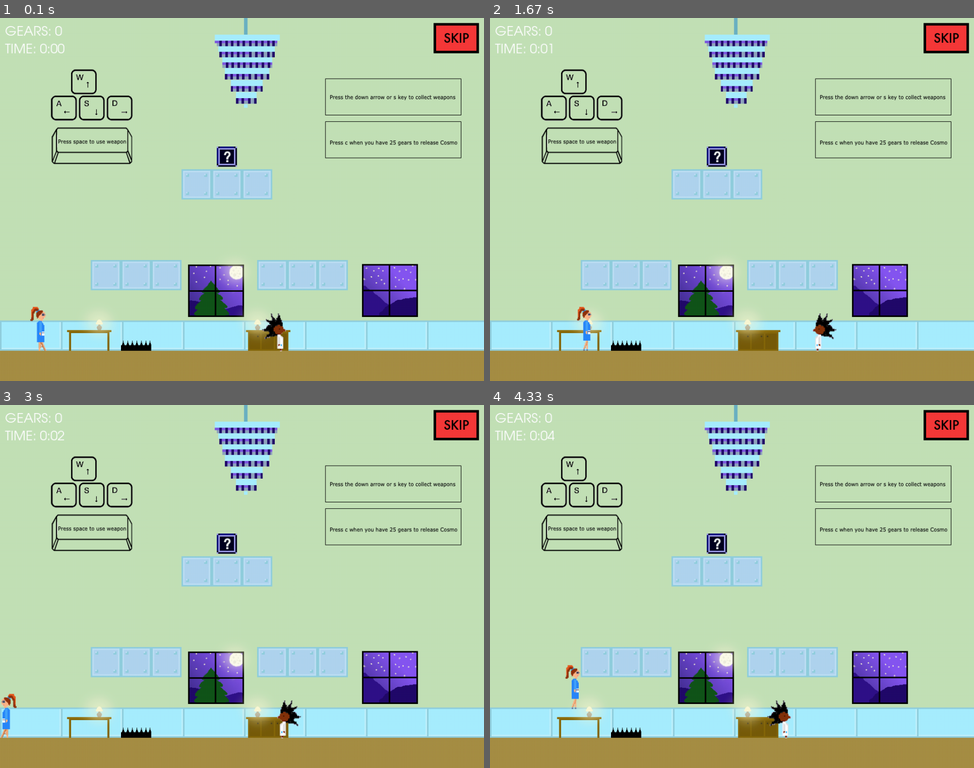
Above: before the commit, frames 1-4 (two rows, left to right).
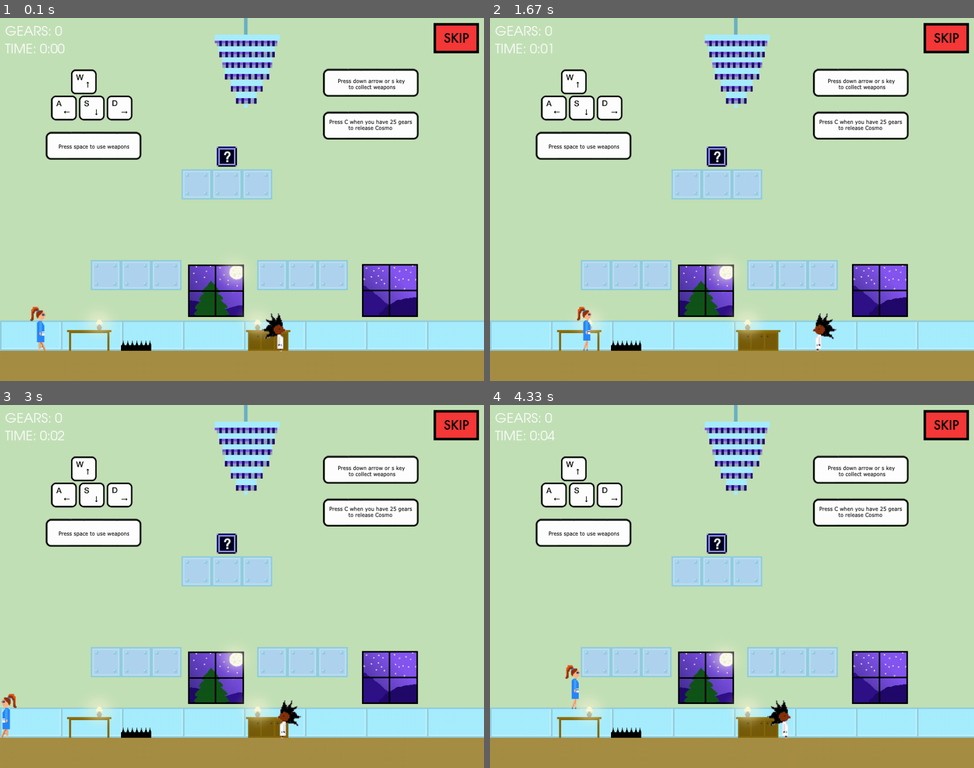
Above: after the commit, the same moments.

Repository: samMunoz414/Robo-Dog-Rescue
Game: pygame game, started from Robo-Dog-Rescue.py
The game is run twice, just before and just after one commit, with the same random seed, the same clock (stepped at 60 frames per second) and the same inputs.
Inputs:
- Up to frame 1 (0.1 s): no input
- Up to frame 2 (1.67 s): hold Right 0.33-0.8 s; hold Up 0.83-1.13 s; hold Down 1.17-1.63 s
- Up to frame 3 (3 s): hold Left 1.67-2.2 s; hold Left 2.57-2.97 s
- Up to frame 4 (4.33 s): hold Up 3-3.37 s; hold Right 3.4-4.03 s

The runs differ from the first frame. In frame 1, 6.3% of the frame differs, in the area x 9-96%, y 13-41%; in frame 2, 6.3%; in frame 3, 6.3%; in frame 4, 6.3%.

Commit message:
final changes

Diff:
--- a/Robo-Dog-Rescue.py
+++ b/Robo-Dog-Rescue.py
@@ -227,7 +227,7 @@
 		screen.blit(background, backgroundbox) # Add background to screen
 		if level.screenCount == 1:
 			screen.blit(keyButton, pygame.Rect(101,102,162,102))
-			screen.blit(shootButton, pygame.Rect(45,185,272,143))
+			screen.blit(shootButton, pygame.Rect(90,225,272,143))
 			screen.blit(weaponButton, pygame.Rect(640,100,280,102))
 			screen.blit(cosmoButton, pygame.Rect(640,185,280,102))
 		screen.blit(skipimage, (860, 10))
Binary file changed: assets/Cosmo.png
Binary file changed: assets/Keys.png
Binary file changed: assets/Shoot2.png
Binary file changed: assets/Weapons2.png
